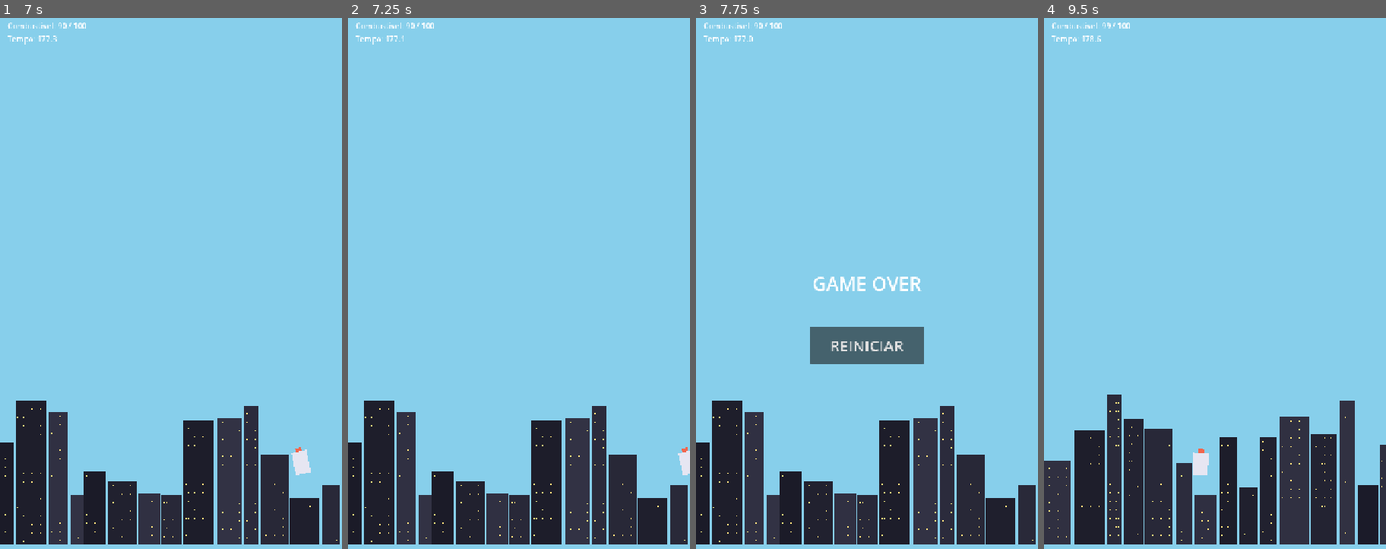
Above: before the commit, frames 1-4 (left to right).
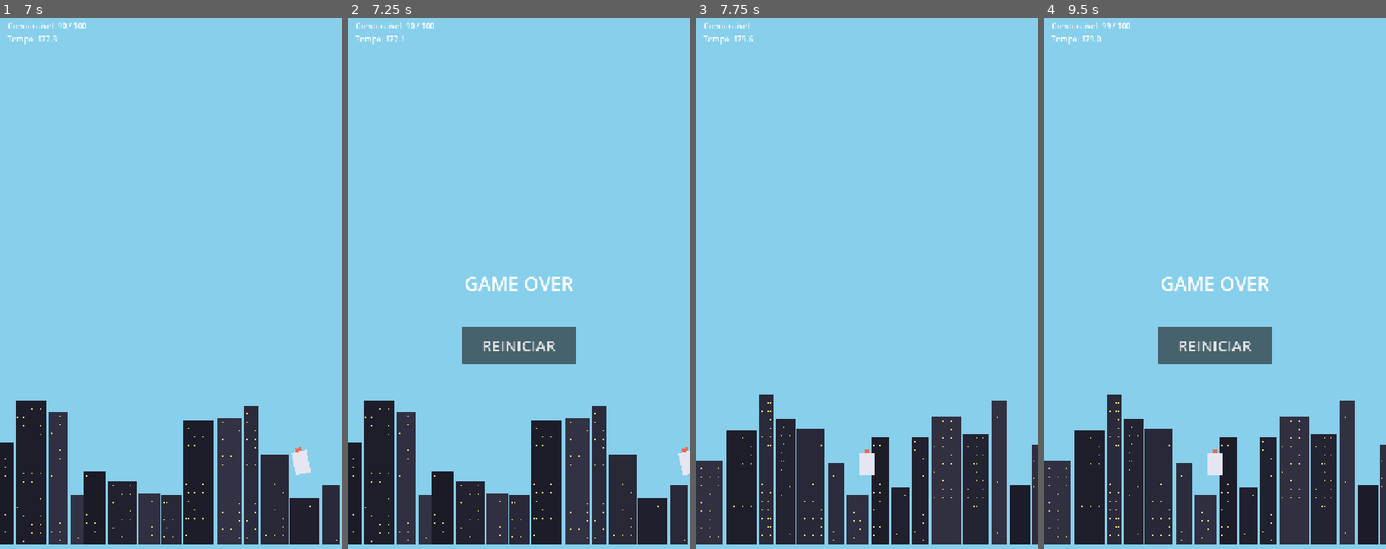
Above: after the commit, the same moments.

Repository: lucasevero/foguete-pra-lua
Game: Godot game, scene res://main.tscn
Two runs of this game, one before a commit and one after it. Both use one fixed random seed, a clock stepped at 60 frames per second and the inputs below.
Inputs (mouse positions are in pixels of both pictures, inside the frame that each line leads up to):
- Up to frame 1 (7 s): tap Enter at 0.5 s; move the mouse to (246, 288) at 0.52 s; click (246, 288) at 0.67 s; drag from (102, 347) to (153, 437) at 1.27 s; move the mouse to (205, 182) at 2.02 s; click (205, 182) at 2.17 s; drag from (153, 437) to (68, 225) at 2.77 s; move the mouse to (273, 405) at 3.52 s; click (273, 405) at 3.67 s; click "REINICIAR" at 4.25 s; tap Space at 5 s; drag from (68, 225) to (119, 166) at 5.02 s; move the mouse to (188, 315) at 5.77 s; click (188, 315) at 5.92 s; drag from (119, 166) to (102, 347) at 6.52 s
- Up to frame 2 (7.25 s): no input
- Up to frame 3 (7.75 s): click (867, 347) at 7.25 s, where only the run after the commit has a clickable "REINICIAR"
- Up to frame 4 (9.5 s): click (1215, 347) at 8 s, where only the run before the commit has a clickable "REINICIAR"; tap Enter at 8.75 s; move the mouse to (1290, 288) at 8.77 s; click (1290, 288) at 8.92 s

Frame 1 is identical in both runs. In frame 2, 2.7% of the frame differs, in the area x 33-67%, y 48-66%; in frame 3, 12%, in the area x 0-100%, y 0-100%; in frame 4, 3.1%.

Commit message:
Game over when the rocket falls back to the ground after liftoff
physics: track _has_taken_off (set when leaving the floor). If on floor again
after that, emit player_died. Starting landed doesn't count.

Verified: imports clean, web re-exported.

Co-Authored-By: Claude Opus 4.8 <noreply@anthropic.com>

Diff:
--- a/player.gd
+++ b/player.gd
@@ -22,6 +22,7 @@
 
 var fuel: float
 var angular_velocity: float = 0.0
+var _has_taken_off: bool = false
 
 func _ready() -> void:
 	fuel = max_fuel
@@ -59,9 +60,13 @@
 
 	move_and_slide()
 
-	# no chão: não deixa a gravidade acumular (senão o empuxo não levanta)
-	if is_on_floor() and velocity.y > 0.0:
-		velocity.y = 0.0
+	if is_on_floor():
+		if velocity.y > 0.0:      # não deixa a gravidade acumular (senão o empuxo não levanta)
+			velocity.y = 0.0
+		if _has_taken_off:        # decolou e caiu de volta no chão = game over
+			GameEvents.player_died.emit()
+	else:
+		_has_taken_off = true
 
 func _on_fuel_collected(amount: float) -> void:
 	fuel = minf(max_fuel, fuel + amount)
Not shown, changed: .claude/devlog/physics.md
